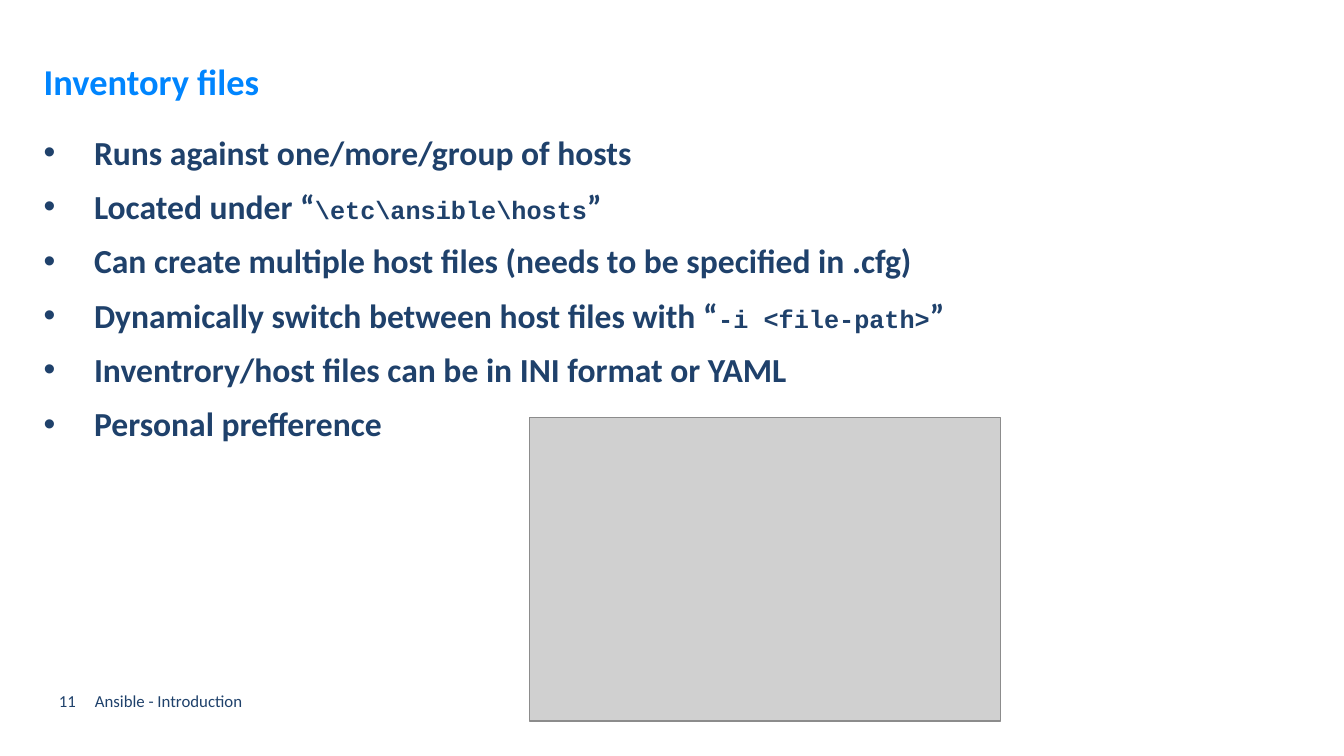
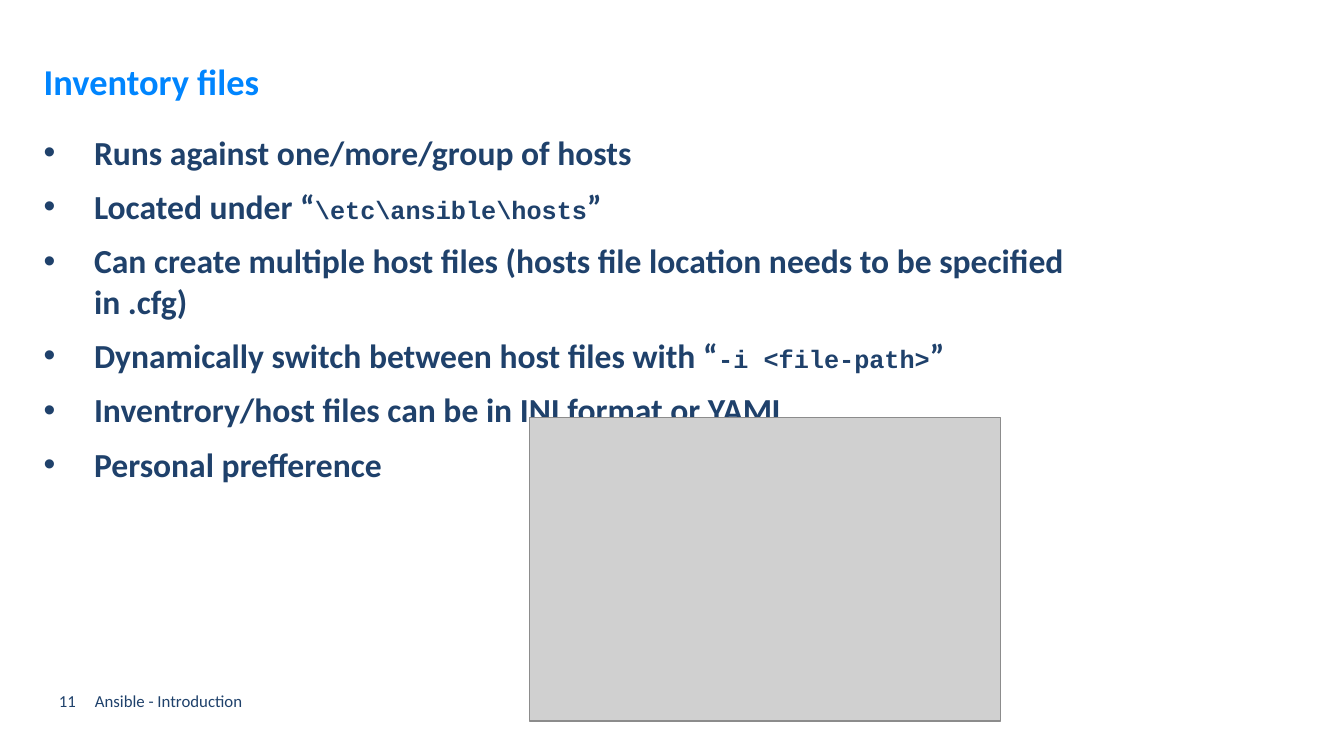
Before and after one commit to GerritVanMol/Ansible_Introduction-21_22, a slide deck: slide 11 of Documents/Ansible_BasicsAndHowToGetStarted.pptx. Drawn at 1344x756 pixels with LibreOffice and Linux fonts; fonts in the diff are those of the drawing; grey boxes stand for pictures; background and template pictures are left out. Boxes give left, top, right and bottom in pixels: in the first picture for what was removed or moved away, otherwise in the second. Text is boxed around its words. In the diff, an @@ line names an element or a change of style, - is before the commit and + after.

```diff
--- a/Documents/Ansible_BasicsAndHowToGetStarted.pptx
+++ b/Documents/Ansible_BasicsAndHowToGetStarted.pptx
@@ text at (x1=94, y1=248, x2=1063, y2=320): text changed @@
-• Can create multiple host files (needs to be specified in .cfg)
+• Can create multiple host files (hosts file location needs to be specified in .cfg)
```
Also in this commit, not shown: 9 other slides changed, 10 slides added, 3 other files.
